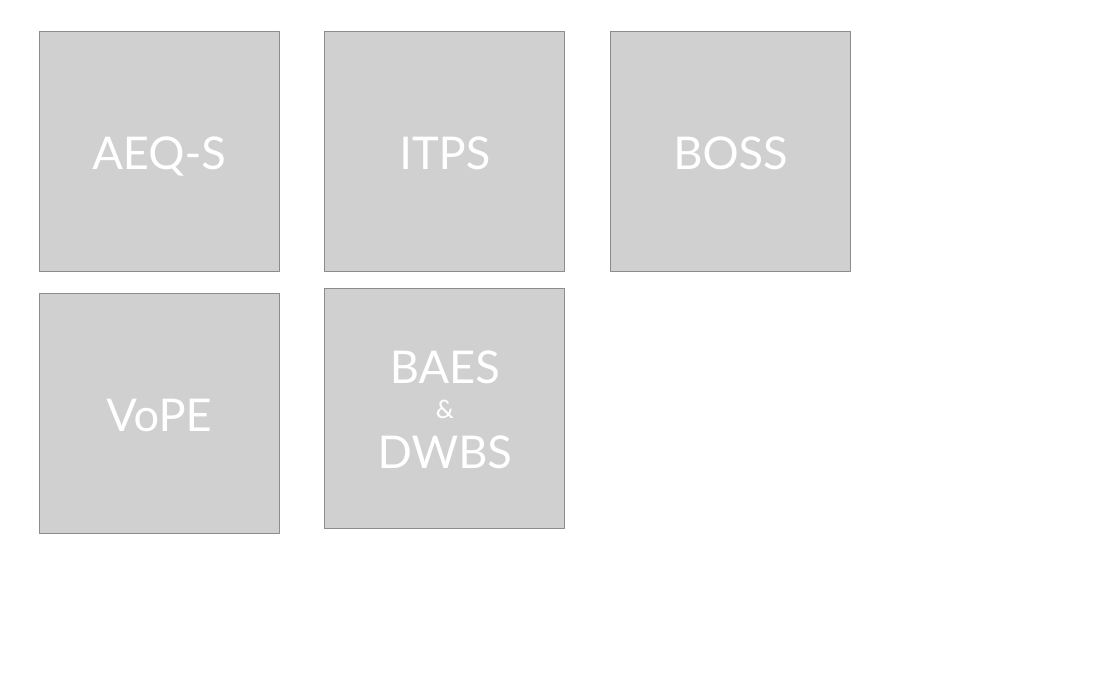
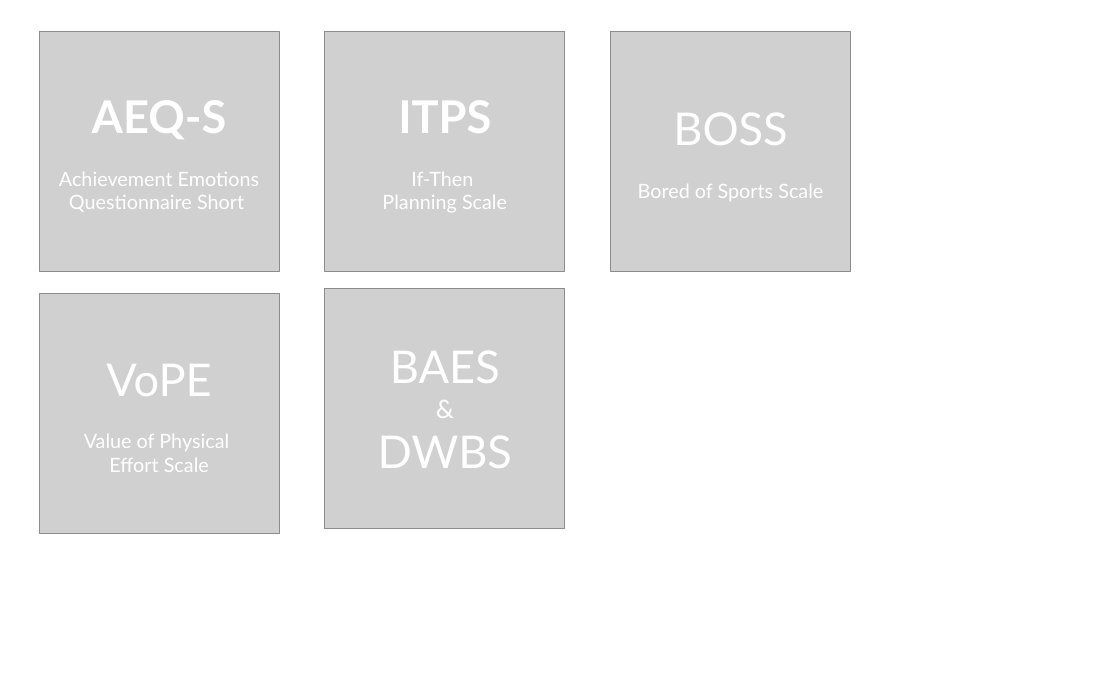
Before and after one commit to MBieleke/homepage, a slide deck: slide 1 of scales/icons.pptx. Drawn at 1120x700 pixels with LibreOffice and Linux fonts; fonts in the diff are those of the drawing; grey boxes stand for pictures. Boxes give left, top, right and bottom in pixels: in the first picture for what was removed or moved away, otherwise in the second. Text is boxed around its words. In the diff, an @@ line names an element or a change of style, - is before the commit and + after.

Commit message:
added vope scale

```diff
--- a/scales/icons.pptx
+++ b/scales/icons.pptx
@@ text at [92,100,227,139]: bold on in "AEQ-S" @@
@@ text at [398,100,491,133]: bold on in "ITPS" @@
@@ text at [59,172,260,212]: paragraph added @@
+Achievement Emotions Questionnaire Short
@@ text at [382,172,507,212]: paragraphs added @@
+If-Then
+Planning Scale
@@ text at [638,184,823,201]: paragraph added @@
+Bored of Sports Scale
@@ text at [84,434,229,472]: paragraphs added @@
+Value of Physical
+Effort Scale
```
Also in this commit, not shown: 21 other files.
